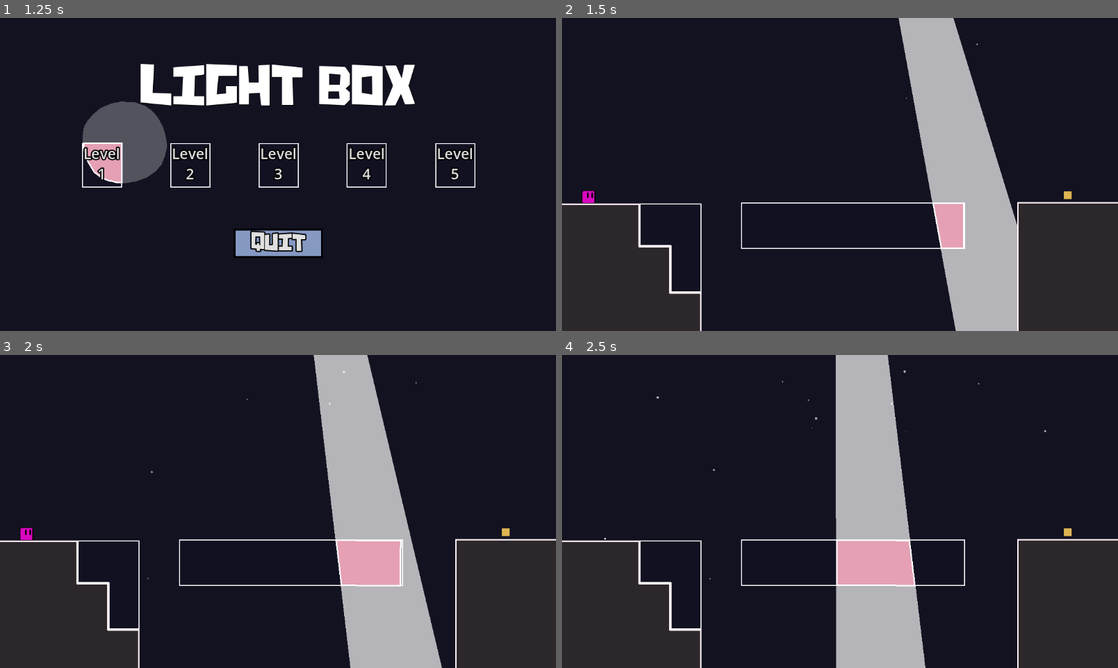
Above: before the commit, frames 1-4 (two rows, left to right).
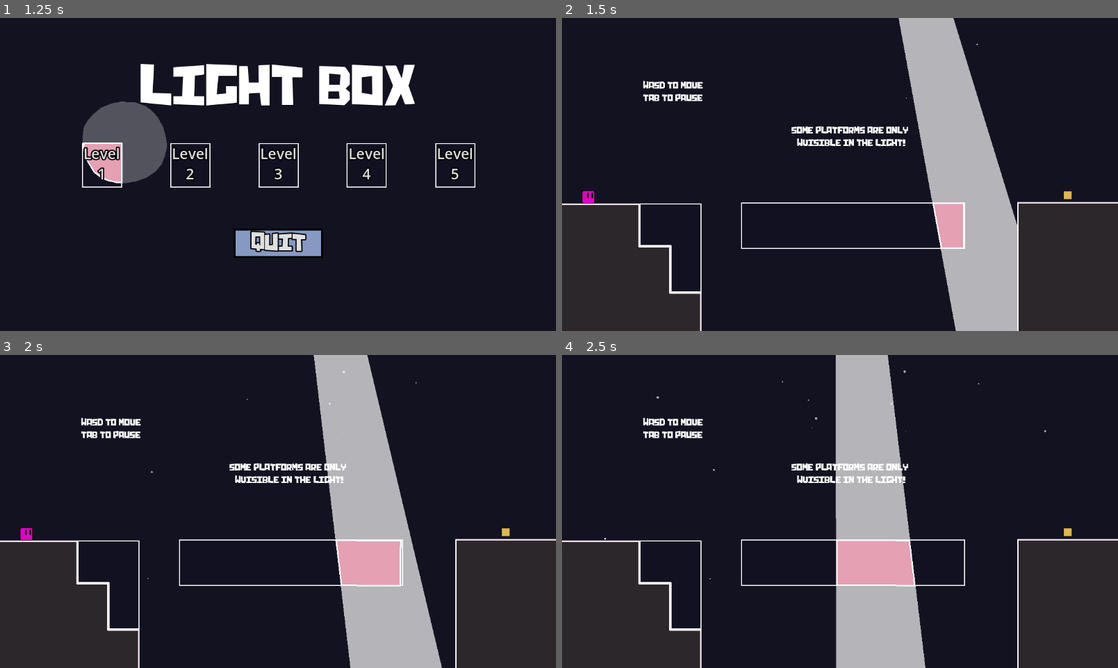
Above: after the commit, the same moments.

Repository: WeDoThingsHere/Godot-Jam-June-2025
Game: Godot game, scene res://scenes/Levels/start_menu.tscn
Two runs of this game, one before a commit and one after it. Both use one fixed random seed, a clock stepped at 60 frames per second and the inputs below.
Inputs:
- Up to frame 1 (1.25 s): click "Play" at 0.5 s
- Up to frame 2 (1.5 s): click "Level 1" at 1.25 s
- Up to frame 3 (2 s): no input
- Up to frame 4 (2.5 s): tap Enter (ui_accept) at 2 s; hold D (move_right) from 2.03 s (still down); tap Space (jump) at 2.27 s

Frame 1 is identical in both runs. In frame 2, 1.1% of the frame differs, in the area x 14-63%, y 20-42%; in frame 3, 1.1%; in frame 4, 1.1%.

Commit message:
controls displayed in lvl1

Diff:
--- a/scenes/Levels/001_LevelOne.tscn
+++ b/scenes/Levels/001_LevelOne.tscn
@@ -8,6 +8,7 @@
 [ext_resource type="PackedScene" path="res://scenes/true_platform.tscn" id="7_hkq2j"]
 [ext_resource type="PackedScene" uid="uid://bhfabwws43023" path="res://scenes/dust_spawner.tscn" id="8_a2ux5"]
 [ext_resource type="PackedScene" uid="uid://cn6mjaf1avpfd" path="res://scenes/Prefabs/Player.tscn" id="8_o0sr6"]
+[ext_resource type="FontFile" uid="uid://cy47fpiq1bxem" path="res://assets/Chunq.ttf" id="9_o0sr6"]
 
 [sub_resource type="Animation" id="Animation_o0sr6"]
 length = 0.001
@@ -169,6 +170,39 @@
 SQUISH = 0.0
 COYOTE_TIME = 0.0
 
+[node name="Controls" type="Control" parent="."]
+layout_mode = 3
+anchors_preset = 0
+offset_left = -577.0
+offset_top = -322.0
+offset_right = 578.0
+offset_bottom = 325.0
+
+[node name="controls" type="Label" parent="Controls"]
+layout_mode = 0
+offset_left = 169.0
+offset_top = 127.0
+offset_right = 209.0
+offset_bottom = 150.0
+theme_override_constants/line_spacing = 4
+theme_override_fonts/font = ExtResource("9_o0sr6")
+theme_override_font_sizes/font_size = 20
+text = "WASD to move
+Tab to Pause"
+horizontal_alignment = 1
+
+[node name="Some Platforms are only visible in the light!" type="Label" parent="Controls"]
+offset_left = 446.0
+offset_top = 220.0
+offset_right = 755.0
+offset_bottom = 278.0
+theme_override_constants/line_spacing = 4
+theme_override_fonts/font = ExtResource("9_o0sr6")
+theme_override_font_sizes/font_size = 20
+text = "Some Platforms are only
+wvisible in the light!"
+horizontal_alignment = 1
+
 [editable path="Platforms/PlatformBox"]
 [editable path="Platforms/PlatformBox2"]
 [editable path="Lights/TiltingLight"]
Not shown: 1 places in scenes/Levels/001_LevelOne.tscn that only renumber resources
